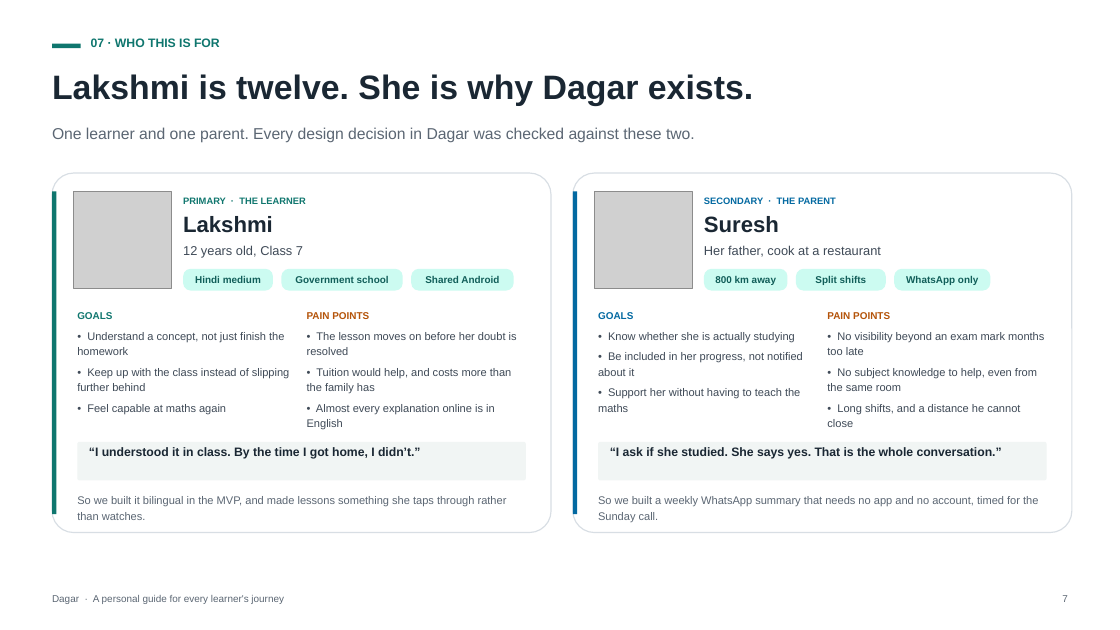
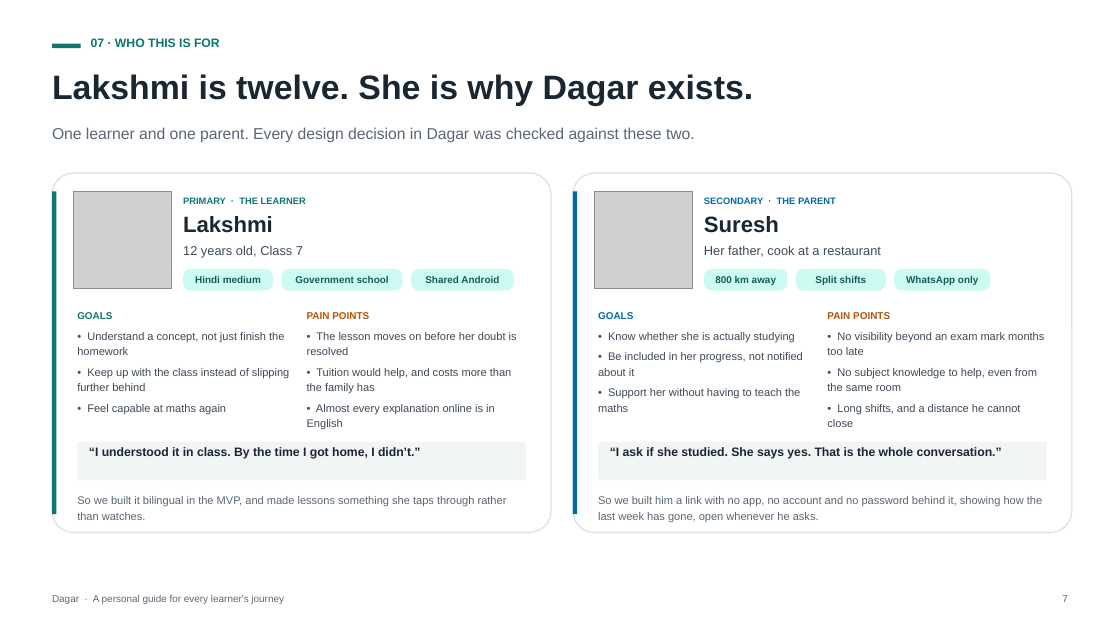
Before and after one commit to ap9650/dagar, a slide deck: slide 7 of docs/deck/Dagar-Pitch-Deck.pptx. Drawn at 1120x630 pixels with LibreOffice and Linux fonts; fonts in the diff are those of the drawing; grey boxes stand for pictures. Boxes give left, top, right and bottom in pixels: in the first picture for what was removed or moved away, otherwise in the second. Text is boxed around its words. In the diff, an @@ line names an element or a change of style, - is before the commit and + after.

```diff
--- a/docs/deck/Dagar-Pitch-Deck.pptx
+++ b/docs/deck/Dagar-Pitch-Deck.pptx
@@ text at <box>598,496,1042,522</box>: text changed @@
-So we built a weekly WhatsApp summary that needs no app and no account, timed for the Sunday call.
+So we built him a link with no app, no account and no password behind it, showing how the last week has gone, open whenever he asks.
```
Also in this commit, not shown: 3 other slides changed, 2 other files.
